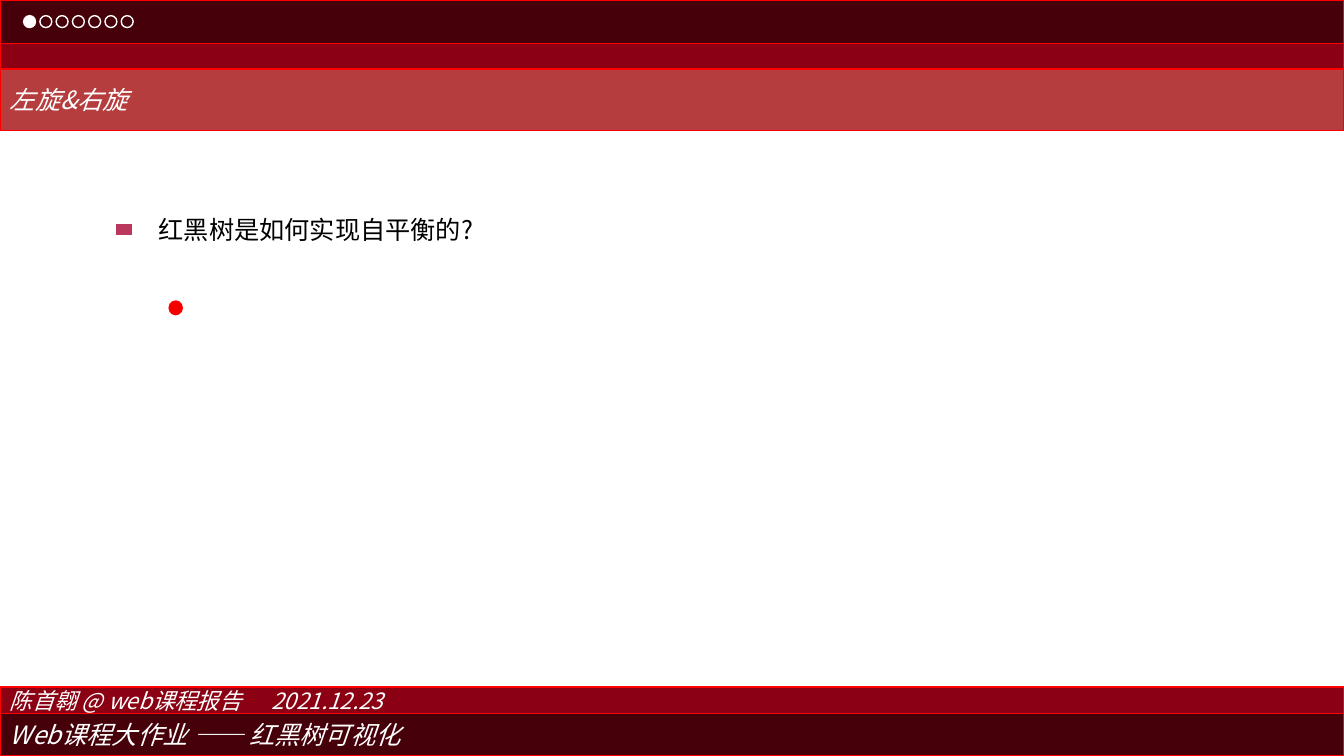
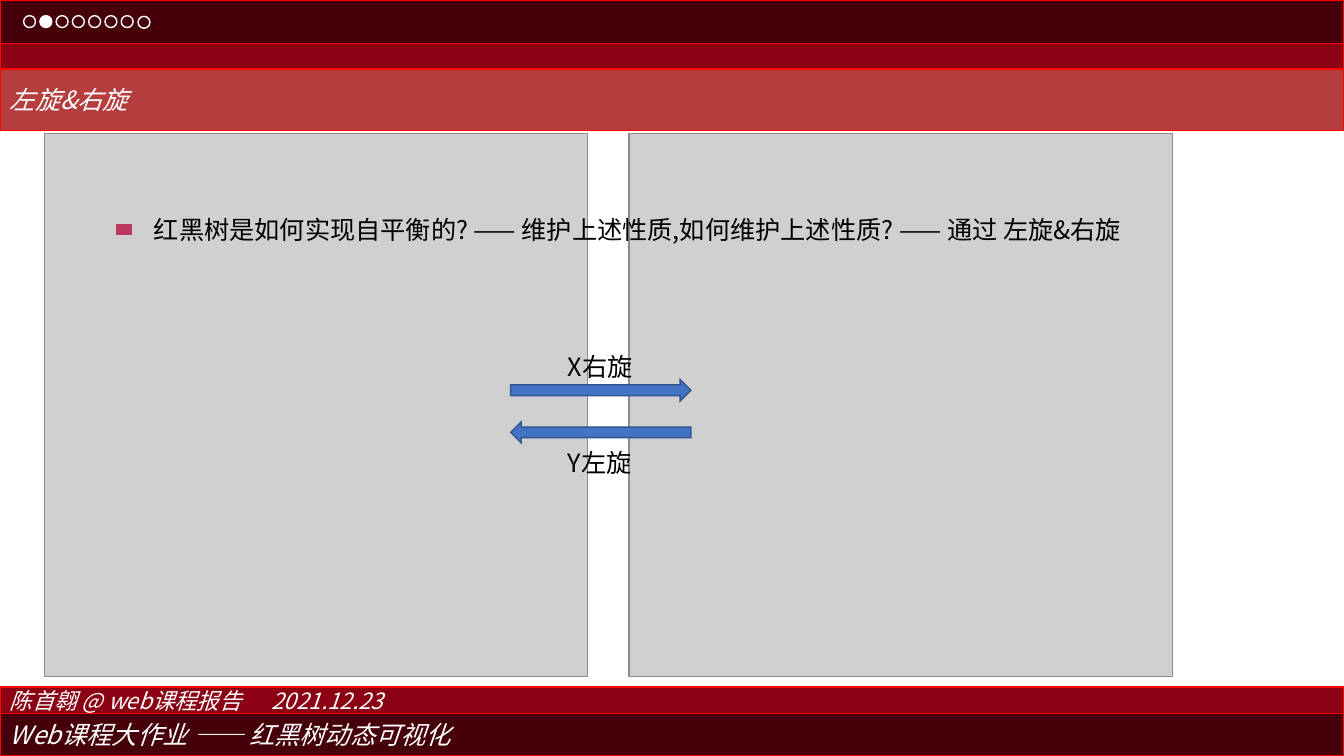
Before and after one commit to shouao/2019213892, a slide deck: slide 3 of 03/slide.pptx. Drawn at 1344x756 pixels with LibreOffice and Linux fonts; fonts in the diff are those of the drawing; grey boxes stand for pictures. Boxes give left, top, right and bottom in pixels: in the first picture for what was removed or moved away, otherwise in the second. Text is boxed around its words. In the diff, an @@ line names an element or a change of style, - is before the commit and + after.

```diff
--- a/03/slide.pptx
+++ b/03/slide.pptx
@@ ellipse at (23, 16, 35, 28): fill #FFFFFF to #460009 @@
@@ ellipse at (40, 16, 52, 28): fill #460009 to #FFFFFF @@
@@ ellipse added at (138, 16, 150, 28), fill #460009, outline #FFFFFF 1 pt @@
@@ picture added at (44, 133, 588, 677) @@
@@ picture added at (629, 133, 1173, 677) @@
@@ text at (154, 213, 1121, 245): text changed @@
-红黑树是如何实现自平衡的?
+红黑树是如何实现自平衡的? —— 维护上述性质,如何维护上述性质? —— 通过 左旋&右旋
@@ ellipse removed at (169, 301, 182, 316) @@
@@ text added at (568, 350, 633, 382), 18 pt, text #000000 @@
+X右旋
@@ right arrow added at (511, 379, 692, 401), fill #4472C4, outline #325491 1 pt @@
@@ left arrow added at (511, 422, 692, 444), fill #4472C4, outline #325491 1 pt @@
@@ text added at (568, 446, 632, 478), 18 pt, text #000000 @@
+Y左旋
@@ text in rectangle at (10, 722, 451, 746): text changed @@
-Web课程大作业 —— 红黑树可视化
+Web课程大作业 —— 红黑树动态可视化
```
Also in this commit, not shown: 2 other slides changed, 10 slides added, 2 other files.
